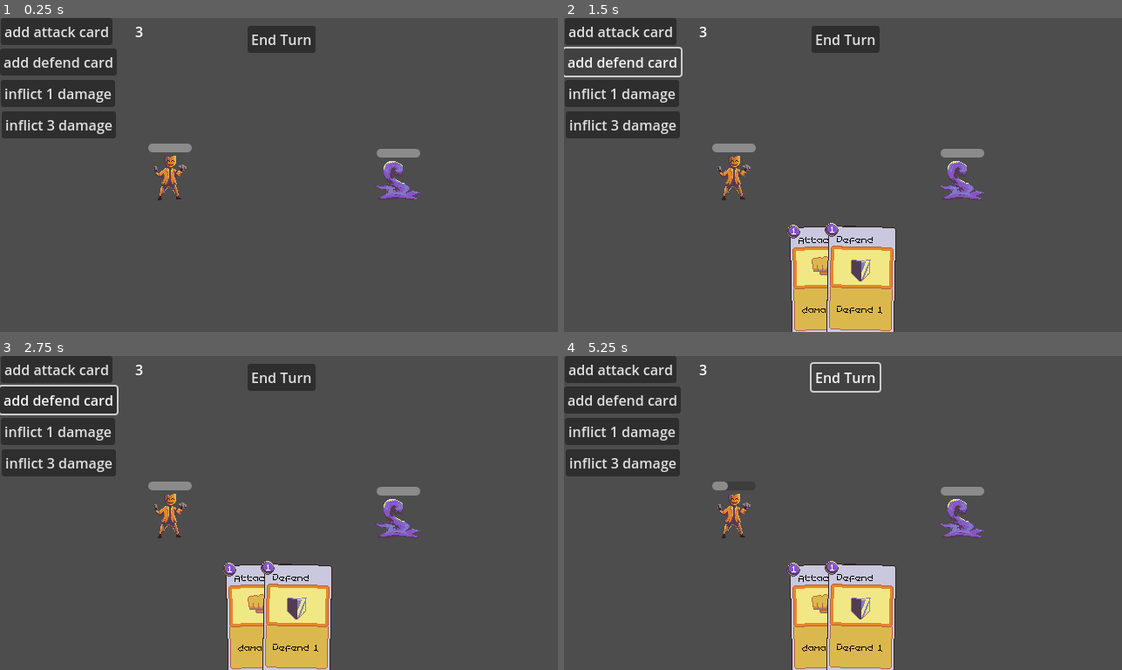
Above: before the commit, frames 1-4 (two rows, left to right).
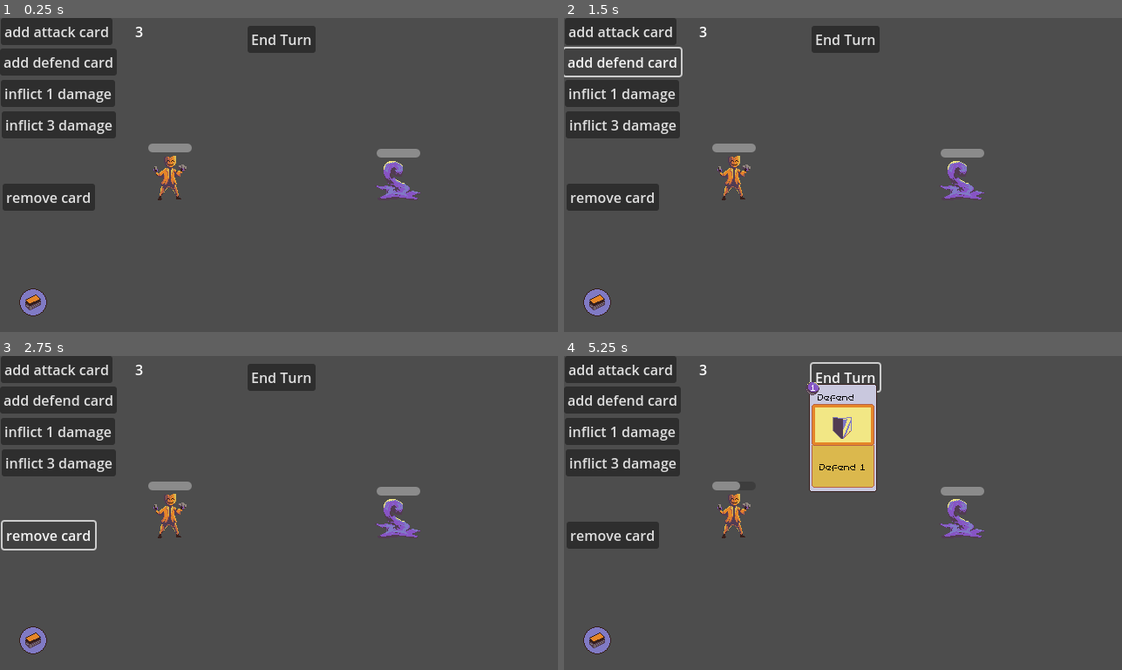
Above: after the commit, the same moments.

Repository: real-ezTheDev/rogue-like-deckbuilder-tutorial
Game: Godot game, scene res://scenes/main.tscn
The game is run twice, just before and just after one commit, with the same random seed, the same clock (stepped at 60 frames per second) and the same inputs.
Inputs (mouse positions are in pixels of both pictures, inside the frame that each line leads up to):
- Up to frame 1 (0.25 s): no input
- Up to frame 2 (1.5 s): click "add attack card" at 0.5 s; click "add defend card" at 1.25 s
- Up to frame 3 (2.75 s): click (50, 534) at 2 s, where only the run after the commit has a clickable "remove card"
- Up to frame 4 (5.25 s): click (603, 644) at 2.77 s; click "inflict 1 damage" at 3.5 s; click "inflict 3 damage" at 4.25 s; click "End Turn" at 5 s

The runs differ from the first frame. In frame 1, 1.7% of the frame differs, in the area x 0-18%, y 52-95%; in frame 2, 7.9%; in frame 3, 7.2%; in frame 4, 12%, in the area x 0-60%, y 8-100%.

Commit message:
episode 3 drop - deck data and deck viewer!

Diff:
--- a/scenes/deck_n_hand.tscn
+++ b/scenes/deck_n_hand.tscn
@@ -22,6 +22,14 @@
 offset_bottom = 66.0
 text = "add defend card"
 
+[node name="Button3" type="Button" parent="."]
+offset_left = 3.0
+offset_top = 190.0
+offset_right = 109.0
+offset_bottom = 221.0
+text = "remove card"
+
 [connection signal="card_activated" from="Hand" to="." method="_on_hand_card_activated"]
 [connection signal="pressed" from="Button" to="." method="_on_button_pressed"]
 [connection signal="pressed" from="Button2" to="." method="_on_button_2_pressed"]
+[connection signal="pressed" from="Button3" to="." method="_on_button_3_pressed"]
--- a/scenes/main.tscn
+++ b/scenes/main.tscn
@@ -6,8 +6,12 @@
 [ext_resource type="Script" path="res://scripts/GameController.gd" id="2_4686m"]
 [ext_resource type="Texture2D" uid="uid://c7wh5dn58dadl" path="res://sprites/enemey_character.png" id="2_dhyt1"]
 [ext_resource type="PackedScene" uid="uid://cgyb5motkrtkt" path="res://scenes/deck_n_hand.tscn" id="3_qq61w"]
+[ext_resource type="PackedScene" uid="uid://cu10g212y3ljt" path="res://scenes/ui/deck_view_window.tscn" id="3_tqjx7"]
 [ext_resource type="Texture2D" uid="uid://diko1them5a1u" path="res://sprites/armor_icon.png" id="4_y06dr"]
 [ext_resource type="FontFile" uid="uid://djpp8dkbxx5fj" path="res://memory-pro-v1/MemoryPro.ttf" id="5_rm4ib"]
+[ext_resource type="Texture2D" uid="uid://cqjatxwb4pgsa" path="res://sprites/deck_button.png" id="9_1ejea"]
+[ext_resource type="Texture2D" uid="uid://5iakgacdvw5l" path="res://sprites/deck_button_pressed.png" id="10_gf5cq"]
+[ext_resource type="Texture2D" uid="uid://bppexj7di8wys" path="res://sprites/deck_button_hover.png" id="11_n0p3i"]
 
 [sub_resource type="LabelSettings" id="LabelSettings_6ggv0"]
 font = ExtResource("5_rm4ib")
@@ -77,6 +81,16 @@
 horizontal_alignment = 1
 vertical_alignment = 1
 
+[node name="ColorRect" type="ColorRect" parent="CanvasLayer"]
+visible = false
+offset_left = 79.0
+offset_top = 26.0
+offset_right = 579.0
+offset_bottom = 326.0
+
+[node name="DeckViewWindow" parent="CanvasLayer" instance=ExtResource("3_tqjx7")]
+visible = false
+
 [node name="GameController" type="Node2D" parent="."]
 script = ExtResource("2_4686m")
 
@@ -176,7 +190,17 @@
 offset_bottom = 40.0
 text = "End Turn"
 
+[node name="DeckButton" type="TextureButton" parent="."]
+offset_left = 22.0
+offset_top = 310.0
+offset_right = 62.0
+offset_bottom = 350.0
+texture_normal = ExtResource("9_1ejea")
+texture_pressed = ExtResource("10_gf5cq")
+texture_hover = ExtResource("11_n0p3i")
+
 [connection signal="card_activated" from="DeckNHand" to="." method="_on_deck_n_hand_card_activated"]
 [connection signal="pressed" from="InflictOneButton" to="." method="_on_inflict_one_button_pressed"]
 [connection signal="pressed" from="InflictThreeButton" to="." method="_on_inflict_three_button_pressed"]
 [connection signal="pressed" from="EndTurn" to="." method="_on_end_turn_pressed"]
+[connection signal="pressed" from="DeckButton" to="." method="_on_deck_button_pressed"]
--- /dev/null
+++ b/scenes/ui/card_container.tscn
@@ -0,0 +1,7 @@
+[gd_scene load_steps=2 format=3 uid="uid://bg1wu0mdgddb3"]
+
+[ext_resource type="Script" path="res://scripts/ui/card_container.gd" id="1_pnsyt"]
+
+[node name="CardContainer" type="Container"]
+custom_minimum_size = Vector2(85, 128)
+script = ExtResource("1_pnsyt")
--- /dev/null
+++ b/scenes/ui/deck_view_window.tscn
@@ -0,0 +1,25 @@
+[gd_scene load_steps=2 format=3 uid="uid://cu10g212y3ljt"]
+
+[ext_resource type="Script" path="res://scripts/ui/deck_view_window.gd" id="1_igu37"]
+
+[node name="DeckViewWindow" type="ScrollContainer"]
+anchors_preset = 8
+anchor_left = 0.5
+anchor_top = 0.5
+anchor_right = 0.5
+anchor_bottom = 0.5
+offset_left = -250.0
+offset_top = -150.0
+offset_right = 250.0
+offset_bottom = 150.0
+grow_horizontal = 2
+grow_vertical = 2
+horizontal_scroll_mode = 3
+vertical_scroll_mode = 3
+script = ExtResource("1_igu37")
+
+[node name="HFlowContainer" type="HFlowContainer" parent="."]
+clip_contents = true
+layout_mode = 2
+size_flags_horizontal = 3
+alignment = 1
--- a/scripts/GameController.gd
+++ b/scripts/GameController.gd
@@ -1,13 +1,21 @@
 class_name GameController extends Node2D
+
+var is_running: bool = true
 
 enum GameState {
 	PLAYER_TURN,
 	ENEMY_TURN,
 	GAMEOVER,
-	VICTORY
+	VICTORY,
 }
 
 @onready var current_state: GameState = GameState.PLAYER_TURN
+
+func pause():
+	is_running = false
+
+func resume():
+	is_running = true
 
 func transition(next_state: GameState):
 	match current_state:
--- /dev/null
+++ b/scripts/dataobjects/CardWithID.gd
@@ -0,0 +1,8 @@
+class_name CardWithID extends Resource
+
+var id: int
+var card: UsuableCard
+
+func _init(_id: int, _card):
+	id = _id
+	card = _card
--- /dev/null
+++ b/scripts/dataobjects/Deck.gd
@@ -0,0 +1,27 @@
+class_name Deck extends Resource
+
+var card_collection: Dictionary = {}
+
+var id_counter: int = 0
+
+func add_card(card: UsuableCard):
+	var card_id = _generate_card_id(card)
+	card_collection[card_id] = CardWithID.new(card_id, card)
+	id_counter += 1
+
+func remove_card(card_id: int):
+	card_collection.erase(card_id)
+
+func update_card(card_id: String, card: UsuableCard):
+	card_collection[card_id] = card
+
+func get_cards() -> Array[CardWithID]:
+	var cards: Array[CardWithID] = []
+	if !card_collection.is_empty():
+		for card in card_collection.values():
+			cards.push_back(card as CardWithID)
+
+	return cards
+
+func _generate_card_id(card: UsuableCard):
+	return id_counter
--- a/scripts/deck_n_hand.gd
+++ b/scripts/deck_n_hand.gd
@@ -1,6 +1,8 @@
 extends Node2D
 
 signal card_activated(card: UsuableCard)
+
+@export var deck: Deck
 
 @onready var attack_card_scene: PackedScene = preload("res://scenes/cards/AttackCard.tscn")
 @onready var defend_card_scene: PackedScene = preload("res://scenes/cards/DefendCard.tscn")
@@ -23,12 +25,18 @@
 
 func _on_button_pressed():
 	var attack_card = attack_card_scene.instantiate()
-	hand.add_card(attack_card)
-
+	deck.add_card(attack_card)
 
 func _on_button_2_pressed():
 	var defend_card = defend_card_scene.instantiate()
-	hand.add_card(defend_card)
+	deck.add_card(defend_card)
 
 func _on_hand_card_activated(card):
 	card_activated.emit(card)
+
+func _on_button_3_pressed():
+	if deck.get_cards().is_empty():
+		return
+
+	var random_card: CardWithID = deck.get_cards().pick_random()
+	deck.remove_card(random_card.id)
--- a/scripts/main.gd
+++ b/scripts/main.gd
@@ -3,8 +3,11 @@
 @export var player_character: Character
 
 @onready var game_control: GameController = $GameController
+@onready var deck_view_overlay: DeckViewWindow = $CanvasLayer/DeckViewWindow as DeckViewWindow
 
 var enemy_character_state: int = 0
+
+@onready var deck: Deck = Deck.new()
 
 func restart_game():
 	game_control.current_state = GameController.GameState.PLAYER_TURN
@@ -14,10 +17,13 @@
 
 # Called when the node enters the scene tree for the first time.
 func _ready():
-	pass # Replace with function body.
+	$DeckNHand.deck = deck
 
 # Called every frame. 'delta' is the elapsed time since the previous frame.
 func _process(delta):
+	if !game_control.is_running:
+		return
+
 	$ManaAmount.set_text(str($GameScreen/PlayerCharacter.mana))
 
 	if $GameScreen/PlayerCharacter.health <= 0:
@@ -81,3 +87,8 @@
 	if game_control.current_state == GameController.GameState.PLAYER_TURN:
 		game_control.transition(GameController.GameState.ENEMY_TURN)
 		$GameScreen/EnemyCharacter.start_turn()
+
+func _on_deck_button_pressed():
+	game_control.pause()
+	deck_view_overlay.visible = true
+	deck_view_overlay.display_card_list(deck.get_cards())
--- /dev/null
+++ b/scripts/ui/card_container.gd
@@ -0,0 +1,9 @@
+class_name CardContainer extends Container
+
+const CARD_COMPONENT_POSITION: Vector2 = Vector2(43,64)
+
+var card: UsuableCard:
+	set(_card):
+		card = _card
+		card.set_position(CARD_COMPONENT_POSITION)
+		add_child(card)
--- /dev/null
+++ b/scripts/ui/deck_view_window.gd
@@ -0,0 +1,23 @@
+class_name DeckViewWindow extends ScrollContainer
+
+@onready var card_container_scn: PackedScene = preload("res://scenes/ui/card_container.tscn")
+
+@onready var flow_container = $HFlowContainer
+
+var cached_card_containers: Array[CardContainer] = []
+
+func clear_display():
+	for child in flow_container.get_children():
+		child.remove_child(child.card)
+		flow_container.remove_child(child)
+
+func display_card_list(cardsWithId: Array[CardWithID]):
+	clear_display()
+	while cached_card_containers.size() < cardsWithId.size():
+		cached_card_containers.push_back(card_container_scn.instantiate() as CardContainer)
+
+	for i in cardsWithId.size():
+		var cardWithId: CardWithID = cardsWithId[i] as CardWithID
+		var card_container: CardContainer = cached_card_containers[i]
+		card_container.card = cardWithId.card
+		flow_container.add_child(card_container)
Not shown: 1 places in scenes/main.tscn that only renumber resources
Binary file added: sprites/deck_button.aseprite
Binary file added: sprites/deck_button.png
Not shown, added: sprites/deck_button.png.import
Binary file added: sprites/deck_button_hover.png
Not shown, added: sprites/deck_button_hover.png.import
Binary file added: sprites/deck_button_pressed.png
Not shown, added: sprites/deck_button_pressed.png.import
